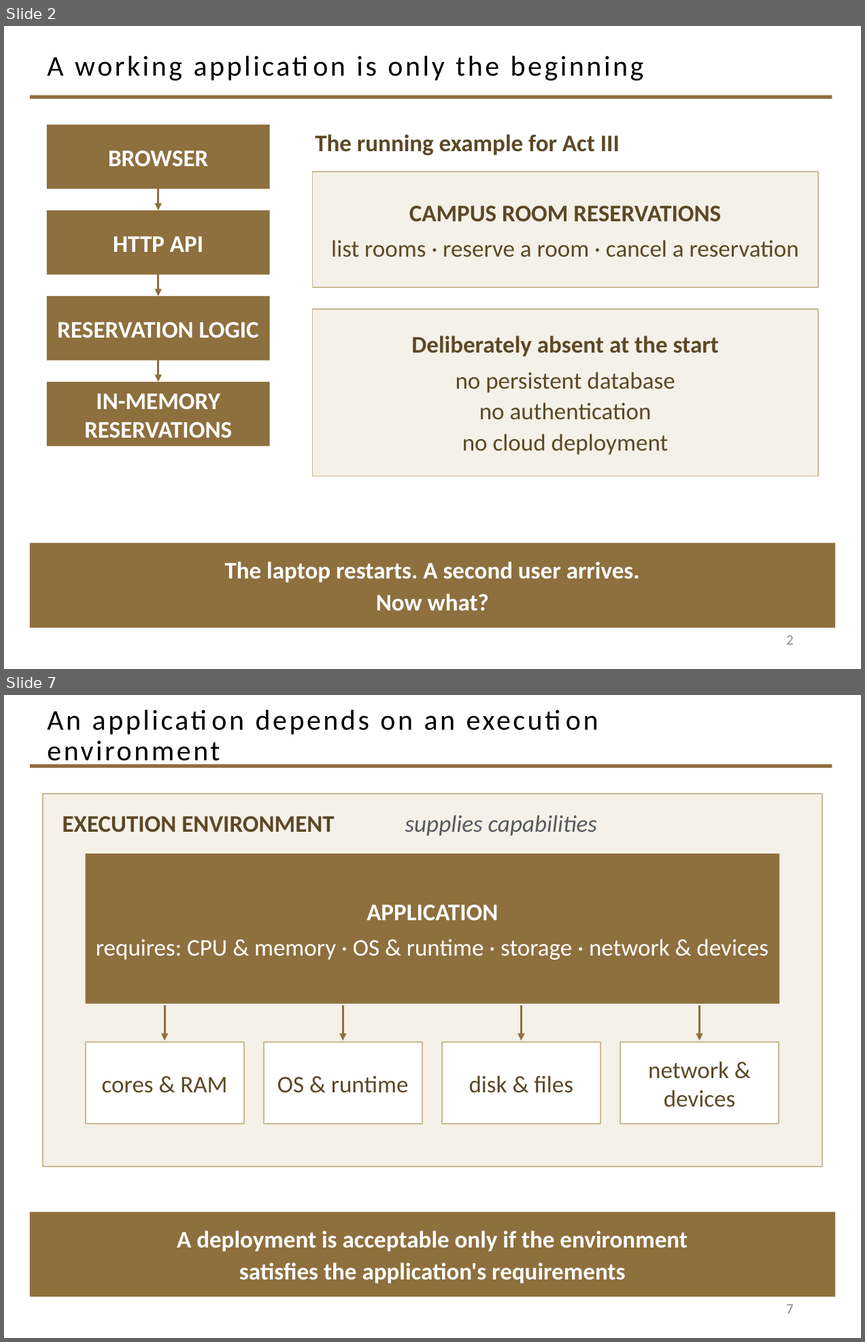
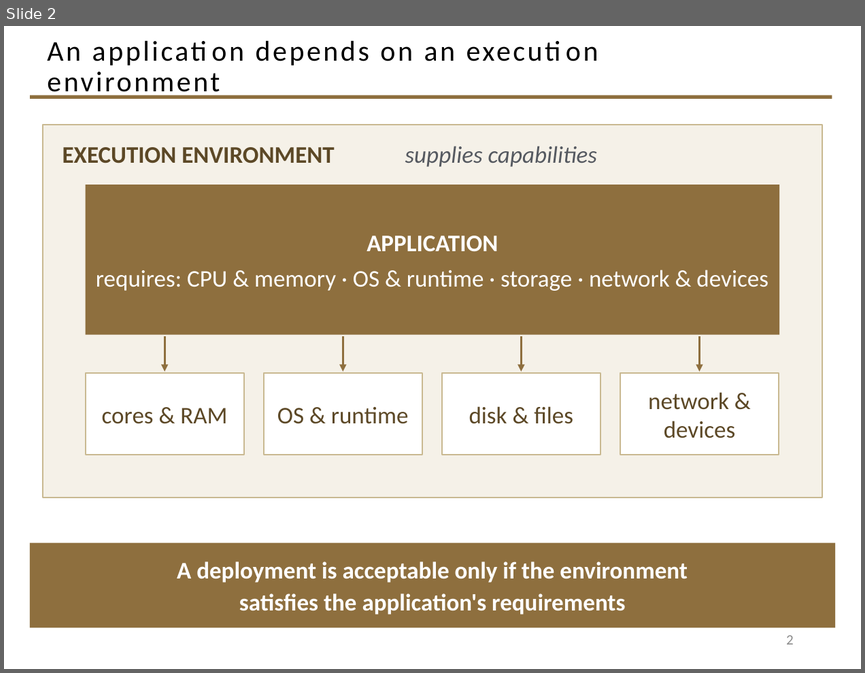
Before and after one commit to davisjam/model-based-agentic-software-engineering, a slide deck: course/lectures/act-3-software-in-the-world/02-compute-environments-and-data-management/3-1-Compute-Environments-and-Deployment.pptx. Shown one above the other, each under a label of ours: slides 2 and 7 before the commit, slide 2 after it; the slides between them are not shown. The pictures are 865x1342 and 865x673 pixels, drawn with LibreOffice and Linux fonts; fonts in the diff are those of the drawing; background and template pictures are left out. Boxes give left, top, right and bottom in pixels: in the first picture for what was removed or moved away, otherwise in the second. Text is boxed around its words. In the diff, an @@ line names an element or a change of style, - is before the commit and + after.

```diff
--- a/course/lectures/act-3-software-in-the-world/02-compute-environments-and-data-management/3-1-Compute-Environments-and-Deployment.pptx
+++ b/course/lectures/act-3-software-in-the-world/02-compute-environments-and-data-management/3-1-Compute-Environments-and-Deployment.pptx
@@ slide 2 removed at [4,26,861,669], background #FFFFFF; not listed: 1 template element that a slide beside it also shows @@
@@ title removed at [47,55,644,81] @@
-A working application is only the beginning
@@ rectangle removed at [47,125,270,189] @@
-BROWSER
@@ text removed at [315,134,619,155] @@
-The running example for Act III
@@ arrow removed from (158, 189) to (158, 210) @@
@@ rectangle removed at [313,172,818,287] @@
-CAMPUS ROOM RESERVATIONS
-list rooms · reserve a room · cancel a reservation
@@ rectangle removed at [47,210,270,274] @@
-HTTP API
@@ arrow removed from (158, 274) to (158, 296) @@
@@ rectangle removed at [47,296,270,360] @@
-RESERVATION LOGIC
@@ rectangle removed at [313,309,818,476] @@
-Deliberately absent at the start
-no persistent database
-no authentication
-no cloud deployment
@@ arrow removed from (158, 360) to (158, 382) @@
@@ rectangle removed at [47,382,270,446] @@
-IN-MEMORY RESERVATIONS
@@ rectangle removed at [30,543,835,628] @@
-The laptop restarts. A second user arrives.
-Now what?
@@ page number removed at [786,635,793,644] @@
-2
@@ what was slide 7 is now slide 2 @@
@@ page number at [786,635,793,644]: text changed @@
-7
+2
```
Also in this commit, not shown: 5 slides added, 5 other slides removed, 1 other file.
